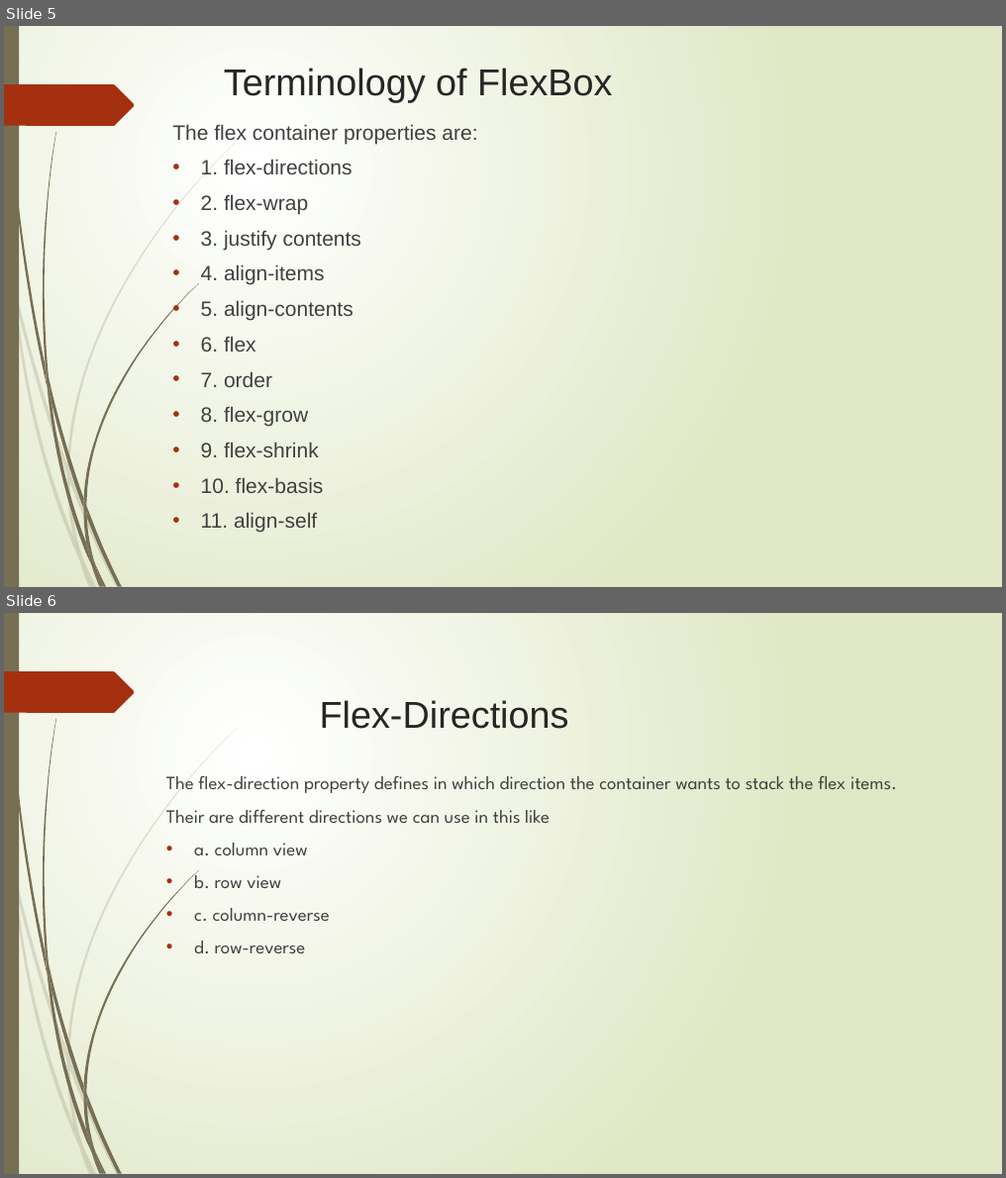
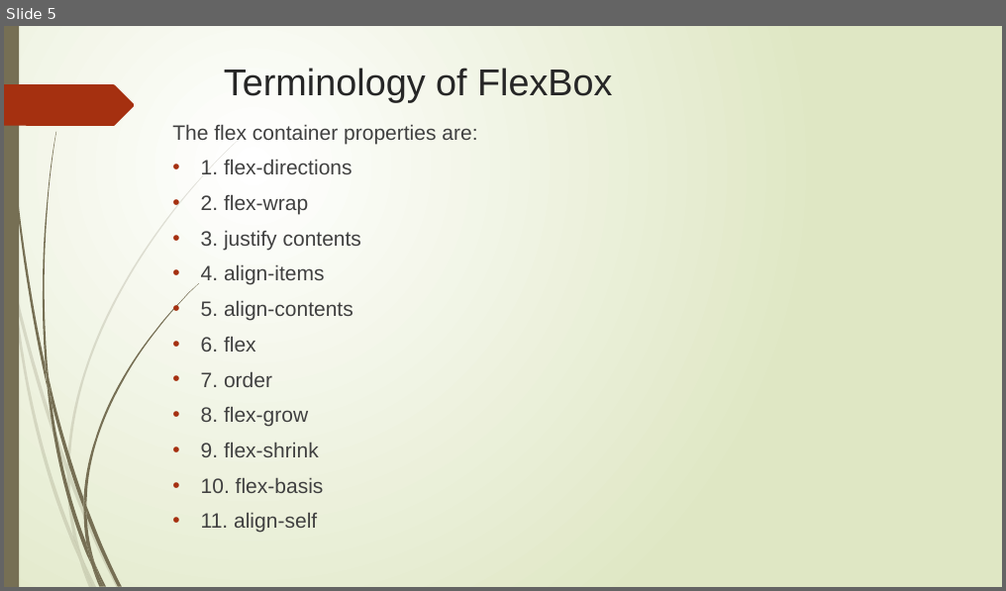
Before and after one commit to Rithima-Reddy/CSS-FLEXBOX, a slide deck: Group No.pptx. Shown one above the other, each under a label of ours: slides 5 and 6 before the commit, slide 5 after it. The pictures are 1006x1178 and 1006x591 pixels, drawn with LibreOffice and Linux fonts; fonts in the diff are those of the drawing. Boxes give left, top, right and bottom in pixels: in the first picture for what was removed or moved away, otherwise in the second. Text is boxed around its words. In the diff, an @@ line names an element or a change of style, - is before the commit and + after.

```diff
--- a/Group No.pptx
+++ b/Group No.pptx
@@ slide 6 removed at (4, 613, 1002, 1174), background gradient #FFFFFF to #DFE8C4; not listed: 24 template elements that a slide beside it also shows @@
@@ title removed at (320, 700, 569, 729) @@
-Flex-Directions
@@ text removed at (166, 776, 897, 954) @@
-The flex-direction property defines in which direction the container wants to stack the flex items.
-Their are different directions we can use in this like
-• a. column view
-• b. row view
-• c. column-reverse
-• d. row-reverse
```
Also in this commit, not shown: 5 slides changed, 3 slides added.
